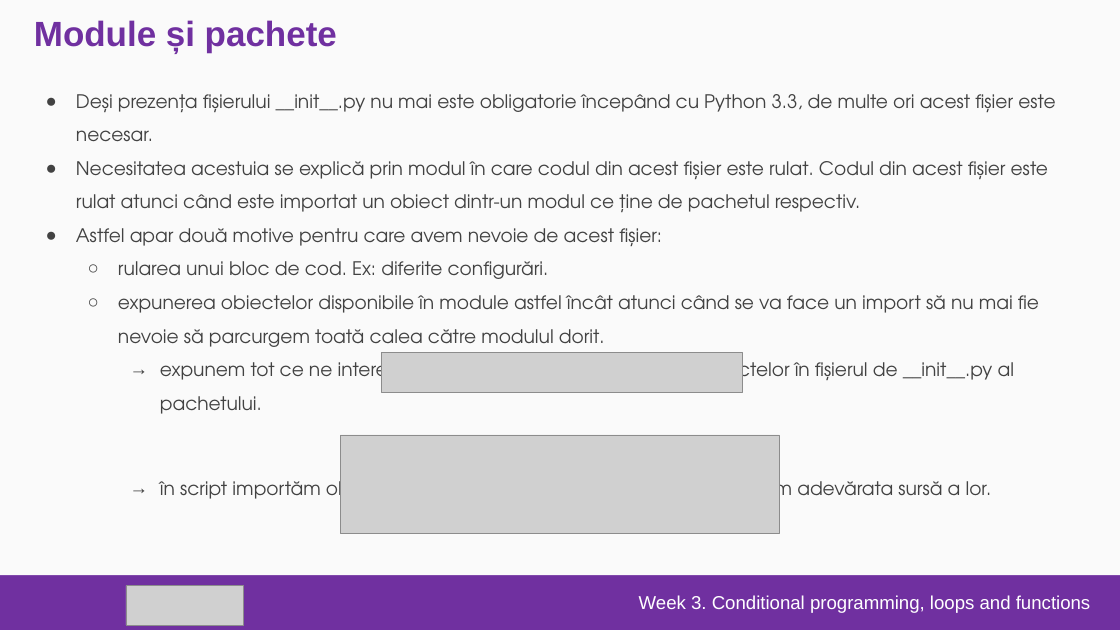
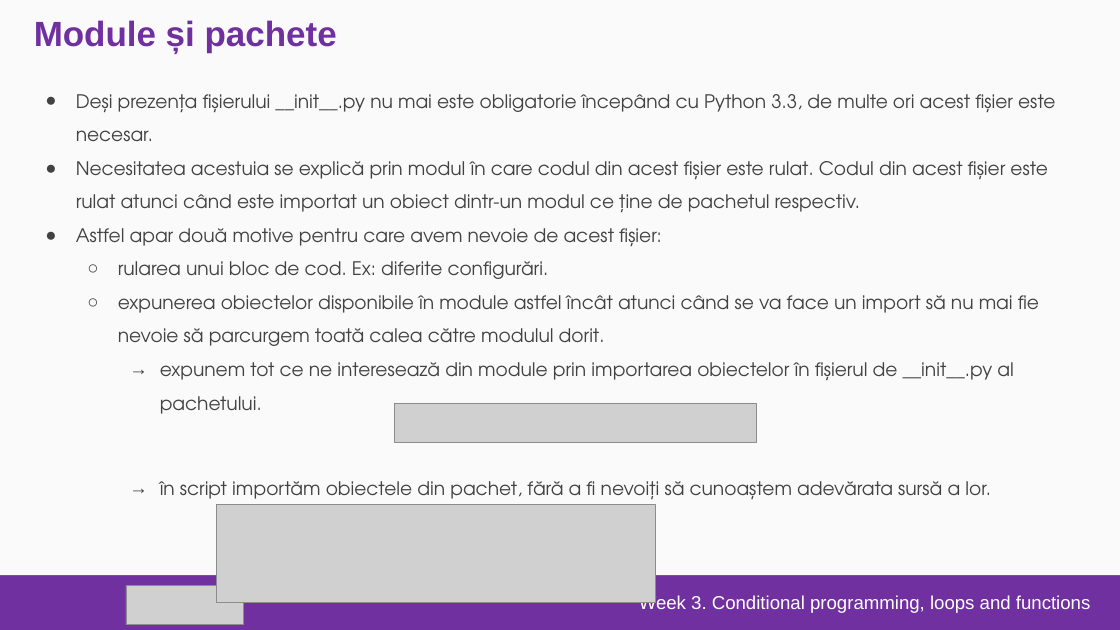
Before and after one commit to Niko18500/Curs-Python-Google, a slide deck: slide 32 of Slide-uri/GAD-03-IfsLoopsFunctions.pptx. Drawn at 1120x630 pixels with LibreOffice and Linux fonts; fonts in the diff are those of the drawing; grey boxes stand for pictures; background and template pictures are left out. Boxes give left, top, right and bottom in pixels: in the first picture for what was removed or moved away, otherwise in the second. Text is boxed around its words. In the diff, an @@ line names an element or a change of style, - is before the commit and + after.

```diff
--- a/Slide-uri/GAD-03-IfsLoopsFunctions.pptx
+++ b/Slide-uri/GAD-03-IfsLoopsFunctions.pptx
@@ text "Deși prezența fișierului __init__.py nu ..." rewrapped from bbox=[76, 94, 1055, 504] to bbox=[76, 94, 1055, 499] @@
@@ picture: place and size @@
-picture at bbox=[381, 353, 743, 392]
+picture at bbox=[395, 403, 756, 443]
@@ picture: place and size @@
-picture at bbox=[340, 435, 780, 534]
+picture at bbox=[216, 504, 655, 602]
```
Also in this commit, not shown: 18 other slides changed, 1 other file.
